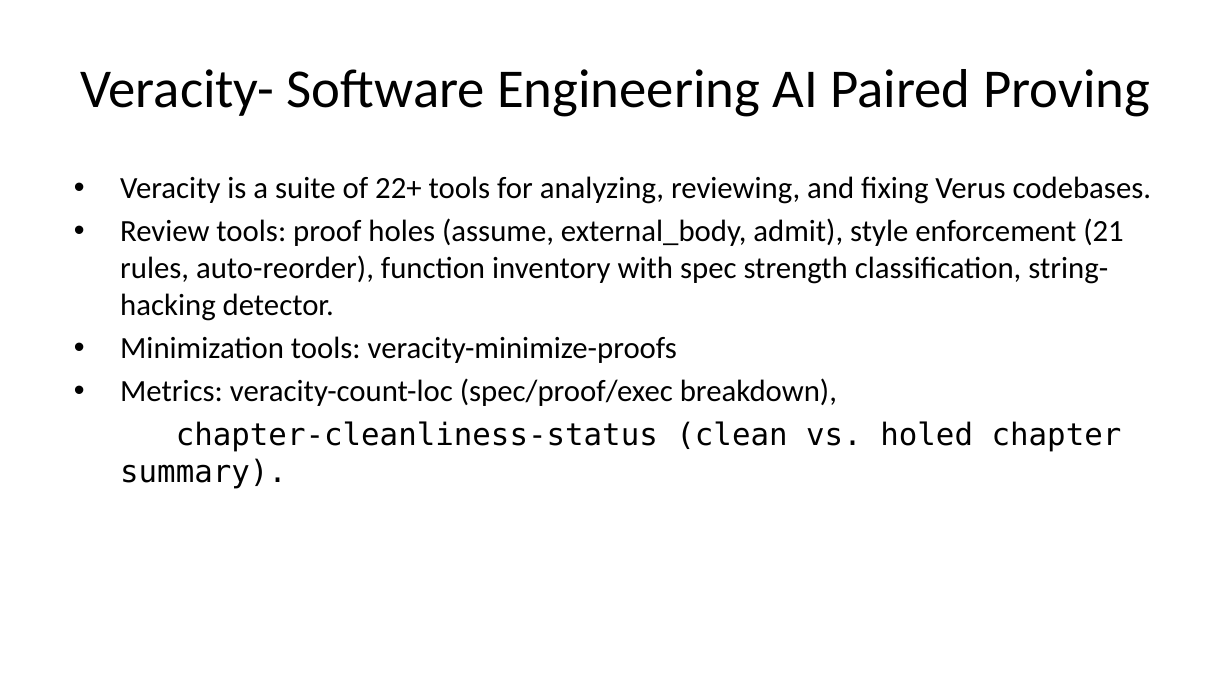
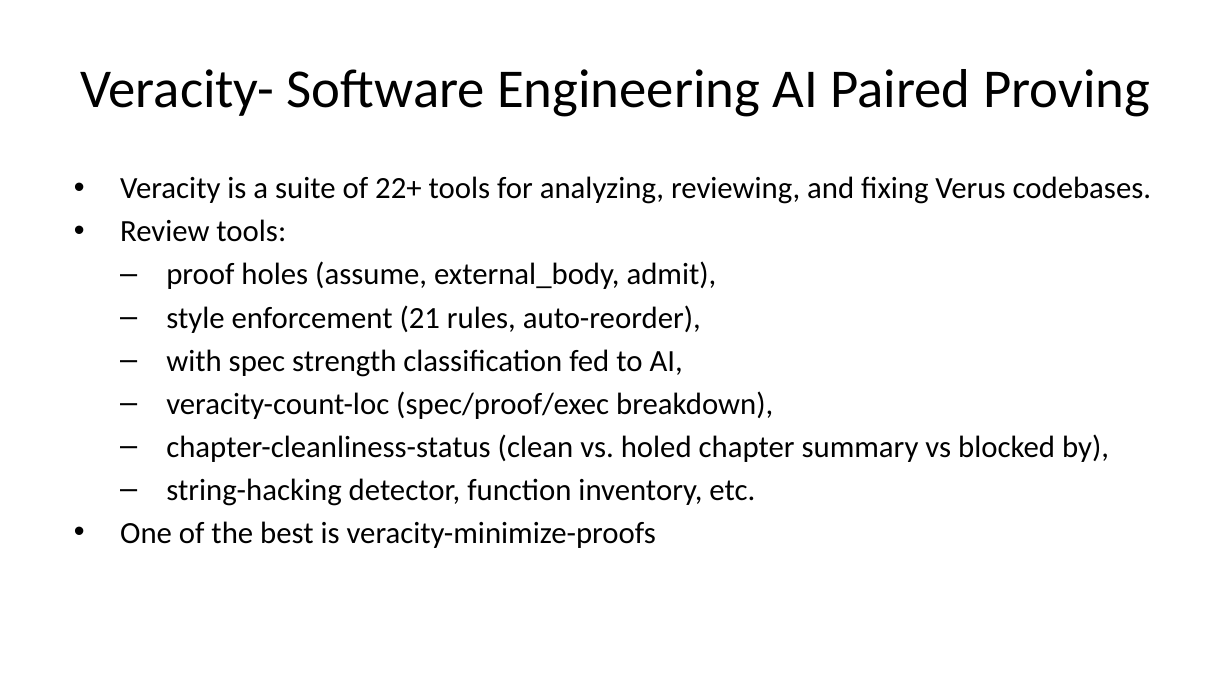
Before and after one commit to briangmilnes/APAS-VERUS, a slide deck: slide 39 of lectures/slidesMSR.pptx. Drawn at 1232x693 pixels with LibreOffice and Linux fonts; fonts in the diff are those of the drawing. Boxes give left, top, right and bottom in pixels: in the first picture for what was removed or moved away, otherwise in the second. Text is boxed around its words. In the diff, an @@ line names an element or a change of style, - is before the commit and + after.

```diff
--- a/lectures/slidesMSR.pptx
+++ b/lectures/slidesMSR.pptx
@@ text at (120, 219, 1109, 548): text changed @@
-• Review tools: proof holes (assume, external_body, admit), style enforcement (21 rules, auto-reorder), function inventory with spec strength classification, string-hacking detector.
-• Minimization tools: veracity-minimize-proofs
-• Metrics: veracity-count-loc (spec/proof/exec breakdown),
-chapter-cleanliness-status (clean vs. holed chapter summary).
+• Review tools:
+  – proof holes (assume, external_body, admit),
+  – style enforcement (21 rules, auto-reorder),
+  – with spec strength classification fed to AI,
+  – veracity-count-loc (spec/proof/exec breakdown),
+  – chapter-cleanliness-status (clean vs. holed chapter summary vs blocked by),
+  – string-hacking detector, function inventory, etc.
+• One of the best is veracity-minimize-proofs
```
Also in this commit, not shown: 14 other slides changed, 2 slides added, 1 slide removed, 2 other files.
